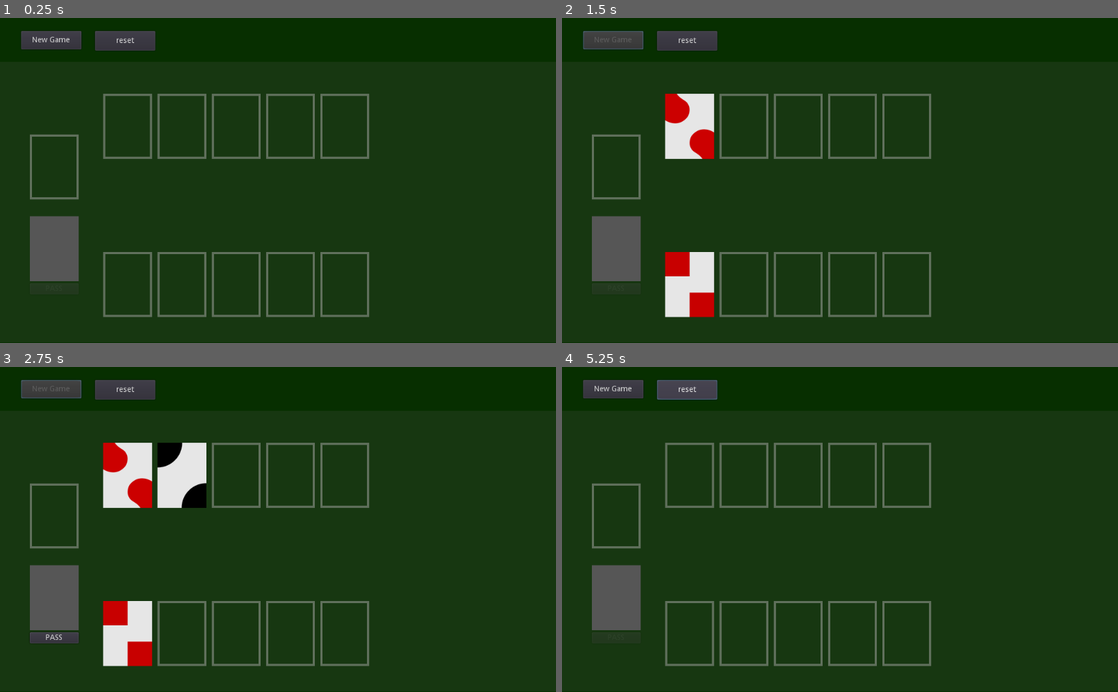
Above: before the commit, frames 1-4 (two rows, left to right).
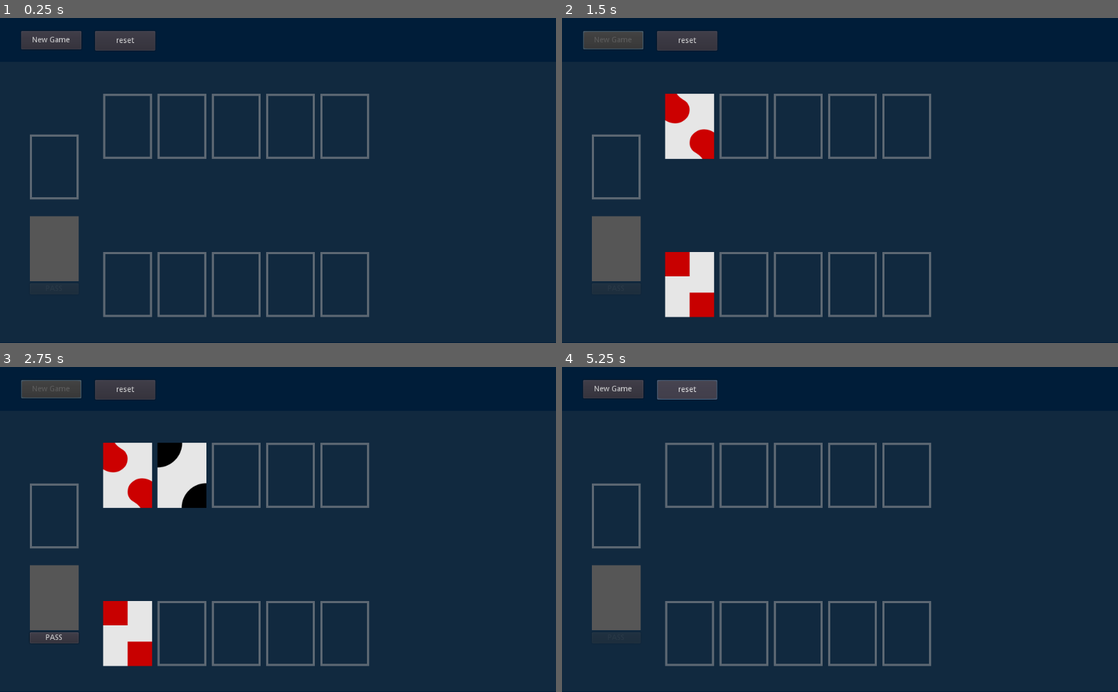
Above: after the commit, the same moments.

Repository: dalath/healer
Game: Godot game, scene res://_proj/_CGameSystem/Scenes/daRoot.tscn
Same seed, same stepped clock (60 frames per second), same inputs: the game is played once before the commit and once after it.
Inputs (mouse positions are in pixels of both pictures, inside the frame that each line leads up to):
- Up to frame 1 (0.25 s): no input
- Up to frame 2 (1.5 s): click "New Game" at 0.5 s; move the mouse to (962, 164) at 1.27 s; click (962, 164) at 1.42 s
- Up to frame 3 (2.75 s): tap Enter at 2 s; move the mouse to (166, 545) at 2.02 s; click (166, 545) at 2.17 s
- Up to frame 4 (5.25 s): click "PASS" at 2.75 s; click "PASS" at 3.5 s; click "PASS" at 4.25 s; click "reset" at 5 s

The runs differ from the first frame. In frame 1, 95% of the frame differs, in the area x 0-100%, y 0-100%; in frame 2, 92%; in frame 3, 90%; in frame 4, 95%.

Commit message:
create addition

Diff:
--- a/_proj/_CGameSystem/Scenes/daRoot.tscn
+++ b/_proj/_CGameSystem/Scenes/daRoot.tscn
@@ -3,7 +3,7 @@
 [ext_resource path="res://_proj/_CGameSystem/Scenes/Cards/Deck52/Clubs/C_10.tscn" type="PackedScene" id=1]
 [ext_resource path="res://_proj/_CGameSystem/Scenes/Cards/Deck52/Clubs/C_2.tscn" type="PackedScene" id=2]
 [ext_resource path="res://_proj/_CGameSystem/Scenes/stop_Button.tscn" type="PackedScene" id=3]
-[ext_resource path="res://_proj/_CGameSystem/Sprites/_placeholders/green_dark.png" type="Texture" id=4]
+[ext_resource path="res://_proj/_CGameSystem/Sprites/_placeholders/darkbluebox.png" type="Texture" id=4]
 [ext_resource path="res://_proj/_CGameSystem/Sprites/_placeholders/seethru_gray.png" type="Texture" id=5]
 [ext_resource path="res://_proj/_CGameSystem/Scenes/Cards/Deck52/Hearts/H_2.tscn" type="PackedScene" id=6]
 [ext_resource path="res://_proj/_CGameSystem/Scripts/CardTable_EXAMPLE.gd" type="Script" id=7]
@@ -81,6 +81,7 @@
 script = ExtResource( 8 )
 
 [node name="bg" type="Sprite" parent="ViewportContainer/Viewport/Core"]
+modulate = Color( 0.41, 0.41, 0.41, 1 )
 texture = ExtResource( 4 )
 centered = false
 region_enabled = true
--- a/project.godot
+++ b/project.godot
@@ -27,4 +27,5 @@
 
 [rendering]
 
+environment/default_clear_color=Color( 0.0509804, 0.0745098, 0.113725, 1 )
 environment/default_environment="res://default_env.tres"
Not shown, added: _IN/makeadaplan.txt
